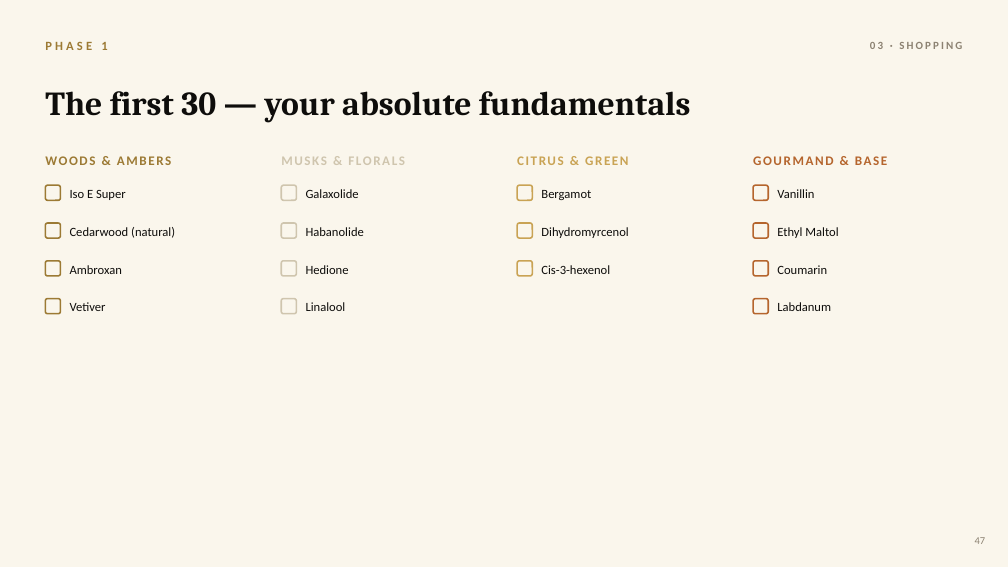
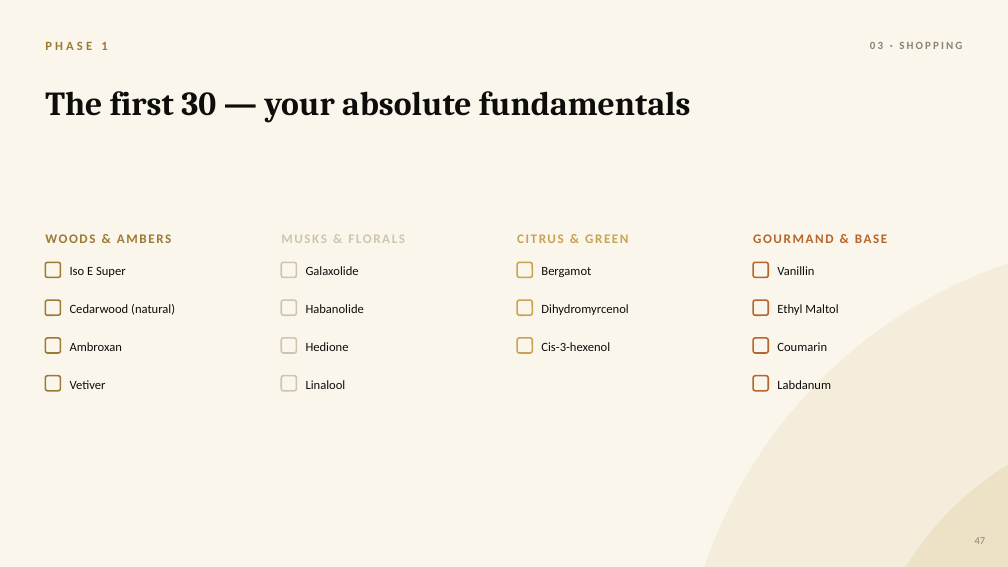
Before and after one commit to yevfumes/yev, a slide deck: slide 53 of course/YEVFUMES_Perfumery_Course.pptx. Drawn at 1008x567 pixels with LibreOffice and Linux fonts; fonts in the diff are those of the drawing. Boxes give left, top, right and bottom in pixels: in the first picture for what was removed or moved away, otherwise in the second. Text is boxed around its words. In the diff, an @@ line names an element or a change of style, - is before the commit and + after.

```diff
--- a/course/YEVFUMES_Perfumery_Course.pptx
+++ b/course/YEVFUMES_Perfumery_Course.pptx
@@ ellipse added at (x1=679, y1=238, x2=1008, y2=567), fill #C9A354 at 10% opacity @@
@@ 12 texts, 1 rounded rectangle moved together from (x1=70, y1=189, x2=838, y2=274) to (x1=70, y1=266, x2=838, y2=351) @@
@@ rounded rectangle moved from (x1=517, y1=185, x2=532, y2=200) to (x1=517, y1=338, x2=532, y2=353) @@
@@ 3 rounded rectangles moved together from (x1=45, y1=223, x2=768, y2=238) to (x1=45, y1=338, x2=768, y2=353) @@
@@ 3 rounded rectangles moved together from (x1=45, y1=185, x2=768, y2=200) to (x1=45, y1=376, x2=768, y2=391) @@
@@ 7 texts moved together from (x1=45, y1=147, x2=887, y2=311) to (x1=45, y1=225, x2=887, y2=389) @@
@@ ellipse added at (x1=863, y1=422, x2=1008, y2=567), fill #C9A354 at 16% opacity @@
```
Also in this commit, not shown: 134 other slides changed.
